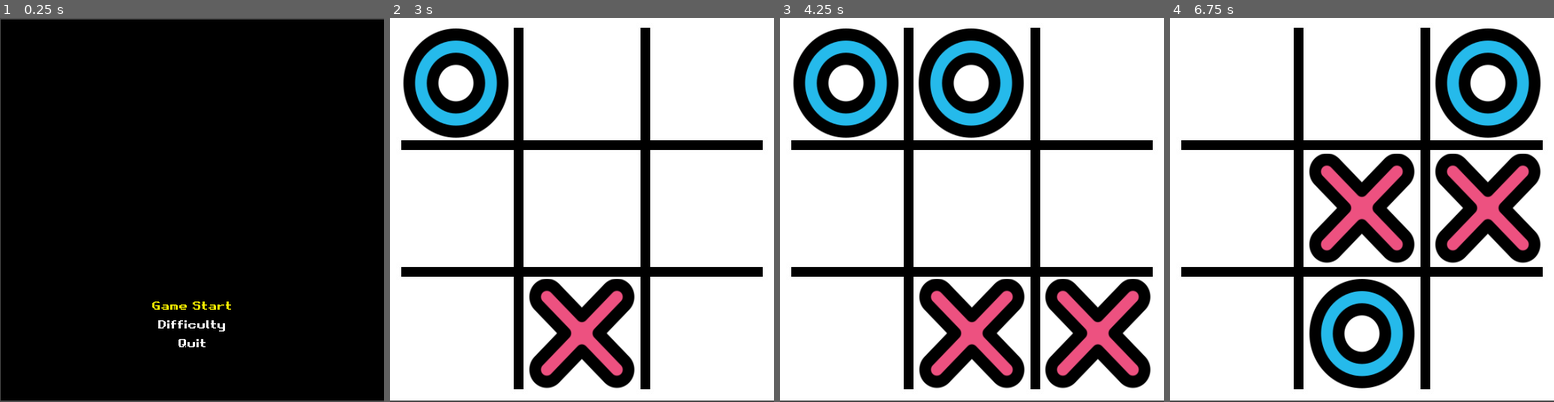
Above: before the commit, frames 1-4 (left to right).
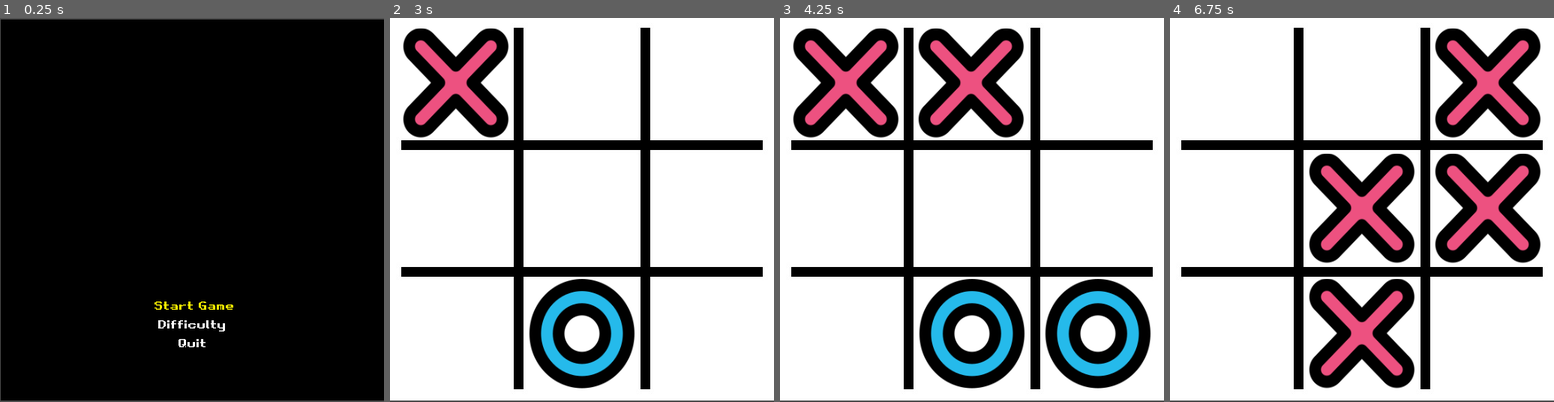
Above: after the commit, the same moments.

Repository: guilhermeprates/tic-tac-toe
Game: Godot game, scene res://Source/StartMenu/StartMenu.tscn
Two runs of this game, one before a commit and one after it. Both use one fixed random seed, a clock stepped at 60 frames per second and the inputs below.
Inputs (mouse positions are in pixels of both pictures, inside the frame that each line leads up to):
- Up to frame 1 (0.25 s): no input
- Up to frame 2 (3 s): click "Difficulty" at 0.5 s; click "Hard" at 1.25 s; click "Game Start" (after the commit: "Start Game") at 2 s; tap Enter at 2.75 s; move the mouse to (455, 83) at 2.77 s; press the mouse at (455, 83) at 2.78 s
- Up to frame 3 (4.25 s): tap Space at 3.5 s; move the mouse to (972, 83) at 3.52 s; release the mouse at (972, 83) at 3.53 s; click (972, 83) at 3.6 s
- Up to frame 4 (6.75 s): tap Enter at 4.25, 5.75 s; move the mouse to (1488, 83) at 4.27 s; press the mouse at (1488, 83) at 4.28 s; tap Space at 5, 6.5 s; move the mouse to (1235, 210) at 5.02 s; release the mouse at (1235, 210) at 5.03 s; click (1235, 210) at 5.1 s; move the mouse to (1362, 210) at 5.77 s; press the mouse at (1362, 210) at 5.78 s; move the mouse to (1488, 210) at 6.52 s; release the mouse at (1488, 210) at 6.53 s; click (1488, 210) at 6.6 s

The runs differ from the first frame. In frame 1, 0.2% of the frame differs, in the area x 39-61%, y 73-76%; in frame 2, 12%; in frame 3, 24%, in the area x 3-97%, y 2-97%; in frame 4, 12%.

Commit message:
Refactor game structure

Diff:
--- a/Source/Autoload/Global.gd
+++ b/Source/Autoload/Global.gd
@@ -23,6 +23,9 @@
 func quit():
 	get_tree().quit()
 
+func set_level(new_value):
+	self.level = new_value
+
 func _deferred_goto_scene(path):
 	# It is now safe to remove the current scene
 	current_scene.free()
@@ -38,6 +41,3 @@
 
 	# Optionally, to make it compatible with the SceneTree.change_scene() API.
 	get_tree().set_current_scene(current_scene)
-
-func set_level(new_value):
-	self.level = new_value
--- a/Source/Board/Board.gd
+++ b/Source/Board/Board.gd
@@ -1,20 +1,23 @@
-extends Node2D
-class_name Board
+class_name Board extends Node2D
 
-var board = []
-var game_over = false
-var current_player = Player.Symbol.None
-var winner = Player.Symbol.None
+var board: Array = []
+var game_over: bool = false
+var player_one: Player
+var player_two: Player
+var current_player: Player
+var winner: Player
+var minimax: Minimax
 
-func _ready():
-	var players = [ Player.Symbol.X, Player.Symbol.O ]
-	var random_number_generator = RandomNumberGenerator.new()
-	random_number_generator.randomize()
-	var random = random_number_generator.randi_range(0, players.size() -1)
-	current_player = players[random]
+func _ready() -> void:
+	minimax = Minimax.new()
+	player_one = Player.new()
+	player_one.set_symbol(Player.Symbol.X)
+	player_two = Player.new()
+	player_two.set_symbol(Player.Symbol.O)
+	current_player = player_one
 	build_board()
 
-func build_board():
+func build_board() -> void:
 	board = []
 	var childrens = get_children()
 	for node in childrens:
@@ -25,22 +28,21 @@
 			else:
 				board.append([])
 				board[node.line].append(node)
-			print(node.get_board_position())
 
-func reset_game():
+func reset_game() -> void:
 	var childrens = get_children()
 	for node in childrens:
 		if node is BoardTile:
 			node.set_symbol(Player.Symbol.None)
 	game_over = false
 
-func update_current_player():
-	if current_player == Player.Symbol.X:
-		current_player = Player.Symbol.O
+func update_current_player() -> void:
+	if current_player == player_one:
+		current_player = player_two
 	else:
-		current_player = Player.Symbol.X
+		current_player = player_one
 
-func on_boardtile_clicked(line, column):
+func on_boardtile_clicked(line, column) -> void:
 	print("%d,%d" % [line, column])
 
 	if game_over:
@@ -49,15 +51,17 @@
 
 	var tile = board[line][column]
 	if tile.symbol == Player.Symbol.None:
-		tile.set_symbol(current_player)
+		tile.set_symbol(Player.Symbol.X)
 		check_winner()
+#		if !check_winner(board.duplicate(), current_player):
 		update_current_player()
 	else:
 		return
 
 	if !game_over:
-		var tile_ai = Dummy.get_move(board)
-		tile_ai.set_symbol(current_player)
+		var tile_ai = Dummy.new().get_move(board)
+		tile_ai.set_symbol(current_player.get_symbol())
+#		if !check_winner(board.duplicate(), current_player):
 		check_winner()
 		update_current_player()
 
@@ -87,13 +91,13 @@
 
 func check_line(line) -> bool:
 	for column in range(3):
-		if board[line][column].symbol != current_player:
+		if board[line][column].symbol != current_player.get_symbol():
 			return false
 	return true
 
 func check_column(column) -> bool:
 	for line in range(3):
-		if (board[line][column].symbol != current_player):
+		if (board[line][column].symbol != current_player.get_symbol()):
 			return false
 	return true
 
@@ -104,7 +108,7 @@
 			column = line
 		else:
 			column = 3 - line - 1
-		if board[line][column].symbol != current_player:
+		if board[line][column].symbol != current_player.get_symbol():
 			return false
 	return true
 
@@ -118,3 +122,67 @@
 		return true
 	else:
 		return false
+
+#func check_winner(player: Player) -> bool:
+#	print(b)
+#	if check_lines(b, player):
+#		print("A")
+#		winner = player
+#		current_player = player_one
+#		game_over = true
+#		return true
+#	if check_columns(b, player):
+#		print("B")
+#		winner = player
+#		current_player = player_one
+#		game_over = true
+#		return true
+#	if check_diagonals(b, player):
+#		print("C")
+#		winner = player
+#		current_player = player_one
+#		game_over = true
+#		return true
+#	if check_empty_tiles(b):
+#		print("D")
+#		game_over = true
+#		current_player = player_one
+#		return true
+#	return false
+#
+#func check_lines(player: Player) -> bool:
+#	for line in range(3):
+#		for column in range(3):
+#			if board[line][column].symbol != player.symbol:
+#				return false
+#	return true
+#
+#func check_columns(b: Array, player: Player) -> bool:
+#	for column in range(3):
+#		for line in range(3):
+#			if (b[line][column].symbol != player.get_symbol()):
+#				return false
+#	return true
+#
+#func check_diagonals(b: Array, player: Player) -> bool:
+#	for diagonal in [0, 2]:
+#		for line in range(3):
+#			var column
+#			if diagonal == 0:
+#				column = line
+#			else:
+#				column = 3 - line - 1
+#			if b[line][column].symbol != player.get_symbol():
+#				return false
+#	return true
+#
+#func check_empty_tiles(b: Array) -> bool:
+#	var empty_tiles = 0
+#	for line in range(3):
+#		for column in range(3):
+#			if b[line][column].symbol == Player.Symbol.None:
+#				empty_tiles += 1
+#	if empty_tiles == 0:
+#		return true
+#	else:
+#		return false
--- a/Source/Board/BoardTile.gd
+++ b/Source/Board/BoardTile.gd
@@ -1,5 +1,4 @@
-extends Area2D
-class_name BoardTile
+class_name BoardTile extends Area2D
 
 signal boardtile_clicked
 
@@ -7,20 +6,23 @@
 export(int) var column
 export(Array, Texture) var symbol_textures
 
-var symbol
-var sprite
+onready var sprite: Sprite = $Sprite
 
-func _ready():
-	symbol = Player.Symbol.None
-	sprite = get_node("Sprite")
+var symbol: int = 0
 
-func _input_event(_viewport, event, _shape_idx):
+func _ready() -> void:
+	pass
+
+func _input_event(_viewport, event, _shape_idx) -> void:
 	if event.is_action_pressed("mouse_left_click"):
 		emit_signal("boardtile_clicked", line, column)
 
-func set_symbol(new_symbol):
-	symbol = new_symbol
-	sprite.texture = symbol_textures[new_symbol]
+func _to_string() -> String:
+	return "%d,%d" % [line, column]
 
-func get_board_position() -> Vector2:
-	return Vector2(line, column)
+func set_symbol(value: int) -> void:
+	symbol = value
+	sprite.texture = symbol_textures[symbol]
+
+func get_symbol() -> int:
+	return symbol
--- a/Source/Classes/Difficulty.gd
+++ b/Source/Classes/Difficulty.gd
@@ -1,4 +1,3 @@
-extends Object
-class_name Difficulty
+class_name Difficulty extends Object
 
 enum Level { Easy = 0, Normal = 1, Hard = 2 }
--- a/Source/Classes/Dummy.gd
+++ b/Source/Classes/Dummy.gd
@@ -1,7 +1,6 @@
-extends Object
-class_name Dummy
+class_name Dummy extends Object
 
-static func get_move(board) -> BoardTile:
+func get_move(board) -> BoardTile:
 	var empty_tiles = []
 	for line in range(3):
 		for column in range(3):
@@ -12,5 +11,4 @@
 	random_number_generator.randomize()
 	var random = random_number_generator.randi_range(0, empty_tiles.size() -1)
 	var tile = empty_tiles[random]
-	print(tile.get_board_position())
 	return tile
--- /dev/null
+++ b/Source/Classes/Minimax.gd
@@ -0,0 +1 @@
+class_name Minimax extends Object
--- a/Source/Classes/Player.gd
+++ b/Source/Classes/Player.gd
@@ -1,4 +1,11 @@
-extends Object
-class_name Player
+class_name Player extends Object
 
 enum Symbol { None = 0, X = 1, O = 2 }
+
+var symbol: int
+
+func set_symbol(value: int) -> void:
+	symbol = value
+
+func get_symbol() -> int:
+	return symbol
--- a/Source/DifficultyMenu/DifficultyMenu.gd
+++ b/Source/DifficultyMenu/DifficultyMenu.gd
@@ -1,4 +1,4 @@
-extends Control
+class_name DifficultyMenu extends Control
 
 var easy_button: Button
 var normal_button: Button
@@ -14,7 +14,7 @@
 	setup_connections()
 	grab_focus_on_current_level_button()
 
-func grab_focus_on_current_level_button():
+func grab_focus_on_current_level_button() -> void:
 	match (Global.level):
 		Difficulty.Level.Easy:
 			easy_button.grab_focus()
@@ -23,22 +23,22 @@
 		Difficulty.Level.Hard:
 			hard_button.grab_focus()
 
-func on_focus_exited():
+func on_focus_exited() -> void:
 	audio_stream_player.play()
 
-func on_easy_button_pressed():
+func on_easy_button_pressed() -> void:
 	Global.set_level(Difficulty.Level.Easy)
 	Global.goto_scene("res://Source/StartMenu/StartMenu.tscn")
 
-func on_normal_button_pressed():
+func on_normal_button_pressed() -> void:
 	Global.set_level(Difficulty.Level.Normal)
 	Global.goto_scene("res://Source/StartMenu/StartMenu.tscn")
 
-func on_hard_button_pressed():
+func on_hard_button_pressed() -> void:
 	Global.set_level(Difficulty.Level.Hard)
 	Global.goto_scene("res://Source/StartMenu/StartMenu.tscn")
 
-func setup_connections():
+func setup_connections() -> void:
 	# warning-ignore:return_value_discarded
 	easy_button.connect("pressed", self, "on_easy_button_pressed")
 	# warning-ignore:return_value_discarded
--- a/Source/DifficultyMenu/DifficultyMenu.tscn
+++ b/Source/DifficultyMenu/DifficultyMenu.tscn
@@ -1,6 +1,6 @@
 [gd_scene load_steps=4 format=2]
 
-[ext_resource path="res://Assets/Themes/Retro/theme.tres" type="Theme" id=1]
+[ext_resource path="res://Assets/Themes/Main/theme.tres" type="Theme" id=1]
 [ext_resource path="res://Source/DifficultyMenu/DifficultyMenu.gd" type="Script" id=2]
 [ext_resource path="res://Assets/Audio/hover.wav" type="AudioStream" id=3]
 
--- a/Source/StartMenu/StartMenu.gd
+++ b/Source/StartMenu/StartMenu.gd
@@ -1,11 +1,11 @@
-extends Control
+class_name StartMenu extends Control
 
 var start_button: Button
 var difficulty_button: Button
 var quit_button: Button
 var audio_stream_player: AudioStreamPlayer
 
-func _ready():
+func _ready() -> void:
 	audio_stream_player = get_node("AudioStreamPlayer")
 	var container = get_node("VBoxContainer")
 	start_button = container.get_node("StartButton")
@@ -14,19 +14,19 @@
 	setup_connections()
 	start_button.grab_focus()
 
-func on_focus_exited():
+func on_focus_exited() -> void:
 	audio_stream_player.play()
 
-func on_start_button_pressed():
+func on_start_button_pressed() -> void:
 	Global.goto_scene("res://Source/Board/Board.tscn")
 
-func on_difficulty_button_pressed():
+func on_difficulty_button_pressed() -> void:
 	Global.goto_scene("res://Source/DifficultyMenu/DifficultyMenu.tscn")
 
-func on_quit_button_pressend():
+func on_quit_button_pressend() -> void:
 	Global.quit()
 
-func setup_connections():
+func setup_connections() -> void:
 	# warning-ignore:return_value_discarded
 	start_button.connect("pressed", self, "on_start_button_pressed")
 	# warning-ignore:return_value_discarded
--- a/Source/StartMenu/StartMenu.tscn
+++ b/Source/StartMenu/StartMenu.tscn
@@ -1,6 +1,6 @@
 [gd_scene load_steps=4 format=2]
 
-[ext_resource path="res://Assets/Themes/Retro/theme.tres" type="Theme" id=1]
+[ext_resource path="res://Assets/Themes/Main/theme.tres" type="Theme" id=1]
 [ext_resource path="res://Source/StartMenu/StartMenu.gd" type="Script" id=2]
 [ext_resource path="res://Assets/Audio/hover.wav" type="AudioStream" id=3]
 
@@ -41,7 +41,7 @@
 focus_neighbour_top = NodePath("../QuitButton")
 theme = ExtResource( 1 )
 toggle_mode = true
-text = "Game Start"
+text = " Start Game"
 flat = true
 
 [node name="DifficultyButton" type="Button" parent="VBoxContainer"]
--- a/project.godot
+++ b/project.godot
@@ -24,6 +24,11 @@
 "language": "GDScript",
 "path": "res://Source/Classes/Difficulty.gd"
 }, {
+"base": "Control",
+"class": "DifficultyMenu",
+"language": "GDScript",
+"path": "res://Source/DifficultyMenu/DifficultyMenu.gd"
+}, {
 "base": "Object",
 "class": "Dummy",
 "language": "GDScript",
@@ -35,23 +40,24 @@
 "path": "res://Source/Classes/Minimax.gd"
 }, {
 "base": "Object",
-"class": "Mode",
-"language": "GDScript",
-"path": "res://Source/Classes/Mode.gd"
-}, {
-"base": "Object",
 "class": "Player",
 "language": "GDScript",
 "path": "res://Source/Classes/Player.gd"
+}, {
+"base": "Control",
+"class": "StartMenu",
+"language": "GDScript",
+"path": "res://Source/StartMenu/StartMenu.gd"
 } ]
 _global_script_class_icons={
 "Board": "",
 "BoardTile": "",
 "Difficulty": "",
+"DifficultyMenu": "",
 "Dummy": "",
 "Minimax": "",
-"Mode": "",
-"Player": ""
+"Player": "",
+"StartMenu": ""
 }
 
 [application]
Renamed: Assets/Themes/Retro/theme.tres -> Assets/Themes/Main/theme.tres
